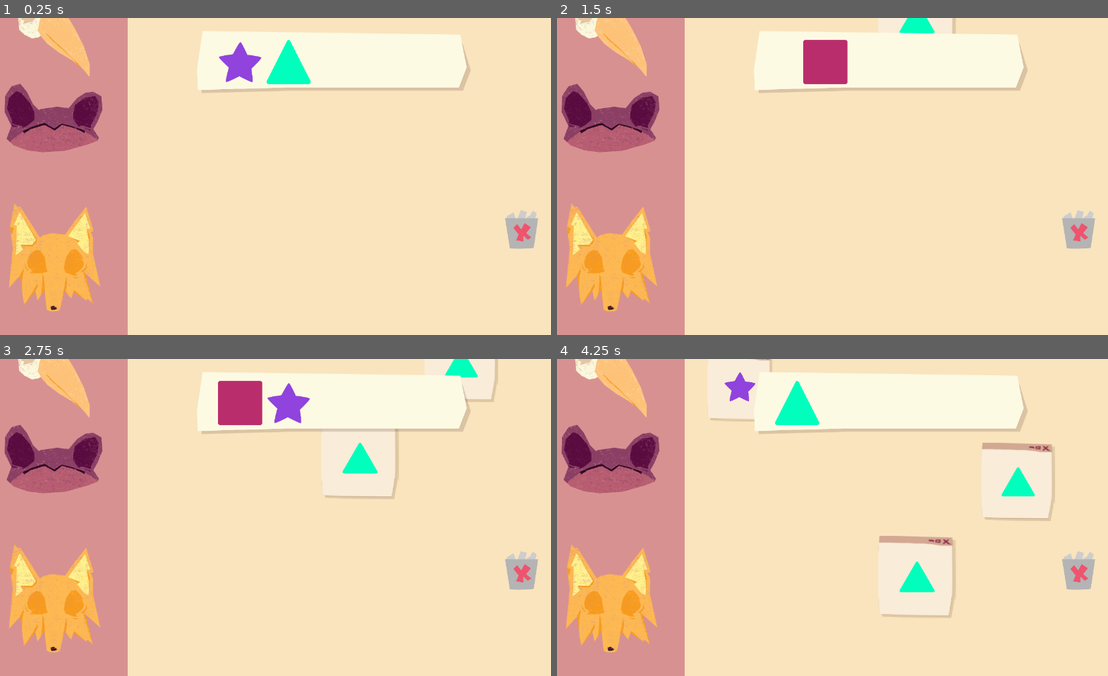
Above: before the commit, frames 1-4 (two rows, left to right).
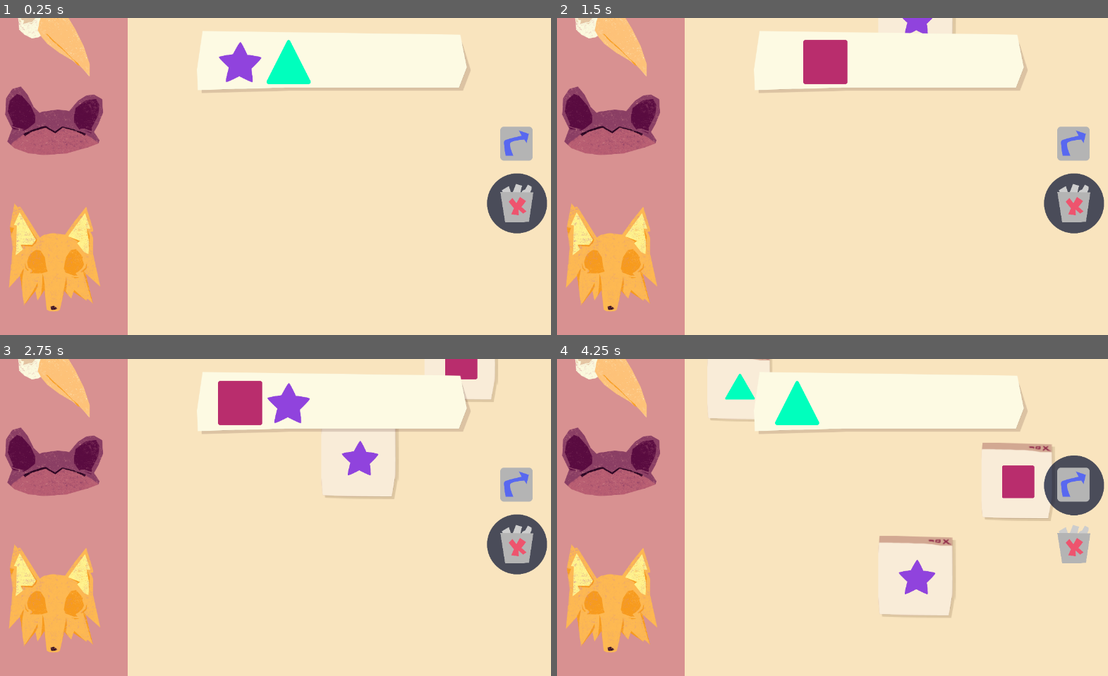
Above: after the commit, the same moments.

Repository: ColchadoM/Paparruchas
Game: Godot game, scene res://Escenas/Ambientes/ZonaJuego.tscn
Two runs of this game, one before a commit and one after it. Both use one fixed random seed, a clock stepped at 60 frames per second and the inputs below.
Inputs (mouse positions are in pixels of both pictures, inside the frame that each line leads up to):
- Up to frame 1 (0.25 s): no input
- Up to frame 2 (1.5 s): tap Enter at 0.5 s; move the mouse to (948, 160) at 0.52 s; hold A (Add) 0.53-1.28 s; click (948, 160) at 0.67 s; tap Q (Delete) at 0.8, 1.35 s; move the mouse to (711, 192) at 1.27 s; click (711, 192) at 1.42 s
- Up to frame 3 (2.75 s): tap P (Change, bound only after the commit) at 1.55 s; move the mouse to (325, 447) at 2.02 s; hold P (Change, bound only after the commit) from 2.03 s (still down); click (325, 447) at 2.17 s; tap A (Add) at 2.3 s
- Up to frame 4 (4.25 s): move the mouse to (799, 580) at 2.77 s; release P (Change, bound only after the commit) at 2.78 s; tap A (Add) at 2.85 s; click (799, 580) at 2.92 s; tap Q (Delete) at 3.05 s; move the mouse to (997, 565) at 3.52 s; hold Q (Delete) from 3.53 s (still down); click (997, 565) at 3.67 s; tap P (Change, bound only after the commit) at 3.8 s

The runs differ from the first frame. In frame 1, 3.3% of the frame differs, in the area x 0-100%, y 20-73%; in frame 2, 3.5%; in frame 3, 4.1%; in frame 4, 4.8%, in the area x 0-100%, y 4-75%.

Commit message:
:sparkles: Mecanicas de prueba añadidas y sprites de personajes

Diff:
--- /dev/null
+++ b/src/Codigos/Globales/Helpers.gd
@@ -0,0 +1,7 @@
+extends Node
+
+func existFigura(array, value):
+	for a in array:
+		if a.tipo == value:
+			return true
+	return false
--- a/src/Codigos/Globales/Manager.gd
+++ b/src/Codigos/Globales/Manager.gd
@@ -1,12 +1,14 @@
 extends Node
 
-var estadoJuego = Constants.ESTADO_JUEGO.Jugando;
-
-# Variables Zona de Juego
-var empaparruchometro: int = 0;
-
-func _ready():
-	pass # Replace with function body.
+# Varialbes del juego
+var empaparruchometro: int = 30;
+var figurasVerdaderas: Array = [] #{'tipo':valorFigura, 'objeto': figura}
+var eliminandoNoticias: bool = true # si es false esta compartiendo
 
 func empaparruchar(cantidad=1):
-	empaparruchometro += cantidad
+	Manager.empaparruchometro += cantidad
+	#print(Manager.empaparruchometro)
+
+func desempaparruchar(cantidad=1):
+	Manager.empaparruchometro -= cantidad
+	#print(Manager.empaparruchometro)
--- a/src/Codigos/Locales/Habitats/Empaparruchado.gd
+++ /dev/null
@@ -1,24 +0,0 @@
-# This file is part of the videogame Paparruchas
-# Copyright (C) 2021 medio inestable
-
-# Paparruchas is free software: you can redistribute it and/or modify
-# it under the terms of the GNU General Public License as published by
-# the Free Software Foundation, either version 3 of the License, or
-# (at your option) any later version.
-
-# Paparruchas is distributed in the hope that it will be useful,
-# but WITHOUT ANY WARRANTY; without even the implied warranty of
-# MERCHANTABILITY or FITNESS FOR A PARTICULAR PURPOSE.  See the
-# GNU General Public License for more details.
-
-# You should have received a copy of the GNU General Public License
-# along with Paparruchas. If not, see <https://www.gnu.org/licenses/>.
-
-# Any other information regarding this software please make sure to contact
-# medioinestable@gmail.com
-
-
-extends RigidBody2D
-
-func _ready():
-	pass
--- a/src/Codigos/Locales/Habitats/Figuras.gd
+++ b/src/Codigos/Locales/Habitats/Figuras.gd
@@ -5,7 +5,7 @@
 
 export var figurasIniciales = 2
 export var figurasMax = 3
-var figuras: Array = []
+#var figuras: Array = []
 var cambiando = false;
 
 func _ready():
@@ -25,7 +25,7 @@
 
 #Agregar una figura
 func agregarFigura(animacion=true, newPosX=null):
-	if(figuras.size() >= Constants.FIGURA.size() || figuras.size() >= figurasMax):
+	if(Manager.figurasVerdaderas.size() >= Constants.FIGURA.size() || Manager.figurasVerdaderas.size() >= figurasMax):
 		print("maximo figuras alcanzado");
 		return
 
@@ -33,16 +33,16 @@
 	var rng = RandomNumberGenerator.new()
 	rng.randomize();
 	var valorFigura = rng.randi_range(0,Constants.FIGURA.size() -1)
-	while(existFigura(figuras,valorFigura)):
+	while(Helpers.existFigura(Manager.figurasVerdaderas,valorFigura)):
 		valorFigura = rng.randi_range(0,Constants.FIGURA.size() -1)
-	figura.tipo = valorFigura;
+	figura.tipo = valorFigura; # cambiar imágen
 
-	var posX = 110*figuras.size() + 50
+	var posX = 110*Manager.figurasVerdaderas.size() + 50
 	if(newPosX):
 		posX = newPosX
 	figura.rect_position = Vector2(posX, figura.rect_position.y);
 	add_child(figura);
-	figuras.push_back({'tipo':valorFigura, 'objeto': figura})
+	Manager.figurasVerdaderas.push_back({'tipo':valorFigura, 'objeto': figura})
 	#Agregar animacion
 	if(animacion):
 		var tween = figura.get_node("Tween")
@@ -53,32 +53,26 @@
 
 # Quitar la primer figura
 func quitarFigura():
-	if (figuras.size() <= 0):
+	if (Manager.figurasVerdaderas.size() <= 0):
 		return
 
-	var tween = figuras[0].objeto.get_node("Tween")
-	tween.interpolate_property(figuras[0].objeto, "rect_scale",
+	var tween = Manager.figurasVerdaderas[0].objeto.get_node("Tween")
+	tween.interpolate_property(Manager.figurasVerdaderas[0].objeto, "rect_scale",
 		Vector2(1,1), Vector2(0, 0), 0.4,
 		Tween.TRANS_BACK , Tween.EASE_IN)
 	tween.start()
 	yield(tween, "tween_completed")
 
-	figuras[0].objeto.queue_free()
-	figuras.pop_front();
+	Manager.figurasVerdaderas[0].objeto.queue_free()
+	Manager.figurasVerdaderas.pop_front();
 
 	recorrerFiguras()
 
 func recorrerFiguras():
-	for f in figuras:
+	for f in Manager.figurasVerdaderas:
 		var tween = f.objeto.get_node("Tween");
 		var actualPos = f.objeto.rect_position;
 		tween.interpolate_property(f.objeto, "rect_position",
 			Vector2(actualPos.x, actualPos.y), Vector2(actualPos.x -110, actualPos.y), 0.2,
 			Tween.TRANS_LINEAR  , Tween.EASE_IN)
 		tween.start();
-
-func existFigura(array, value):
-	for a in array:
-		if a.tipo == value:
-			return true
-	return false
--- a/src/Codigos/Locales/Habitats/VentanaWikis.gd
+++ b/src/Codigos/Locales/Habitats/VentanaWikis.gd
@@ -3,8 +3,30 @@
 onready var colision = $CollisionShape2D
 onready var sprite = $Sprite
 onready var audioClick = $AudioClick
+onready var audioDesempaparrucha = $AudioDesempaparrucha
 onready var tween = $Tween
+var valorFigura: int = -1
+
 export var speed: float = 180;
+
+func _input(event):
+	if event is InputEventMouseButton && event.pressed && event.button_index == BUTTON_LEFT:
+		if sprite.get_rect().has_point(to_local(event.position)):
+			audioClick.play()
+			if(Helpers.existFigura(Manager.figurasVerdaderas, valorFigura)):
+				if(Manager.eliminandoNoticias):
+					Manager.empaparruchar()
+				else:
+					Manager.desempaparruchar()
+					audioDesempaparrucha.play()
+			else:
+				if(Manager.eliminandoNoticias):
+					Manager.desempaparruchar()
+					audioDesempaparrucha.play()
+				else:
+					Manager.empaparruchar()
+			closeAnimation()
+
 
 func _ready():
 	var figures_data = {
@@ -13,22 +35,22 @@
 	Constants.FIGURA.Estrella: load("res://Codigos/Locales/Objetos/Estrella.tres")
 	}
 	var image = get_node("Sprite/Figura")
-	image.texture = figures_data[int(rand_range(0,3))].image
+	var rng = RandomNumberGenerator.new()
+	rng.randomize();
+	valorFigura = rng.randi_range(0,Constants.FIGURA.size() -1)
+	image.texture = figures_data[valorFigura].image
 	#Escalar random
 	var nScale = rand_range(0.5,1.2)
 	colision.scale = Vector2(nScale,nScale)
 	sprite.scale = Vector2(nScale + 0.43, nScale + 0.43)
 
+
 func _physics_process(delta):
 	position.y += speed * delta
 	if(position.y > get_viewport().size.y + get_node("Sprite").texture.get_height()):
+		Manager.empaparruchar()
 		queue_free()
 
-func _input(event):
-	if event is InputEventMouseButton && event.pressed && event.button_index == BUTTON_LEFT:
-		if sprite.get_rect().has_point(to_local(event.position)):
-			audioClick.play()
-			closeAnimation()
 
 func closeAnimation():
 	tween.interpolate_property(sprite, "scale",
--- a/src/Codigos/Locales/Habitats/WikiGenerador.gd
+++ b/src/Codigos/Locales/Habitats/WikiGenerador.gd
@@ -1,7 +1,7 @@
 extends Node2D
 
 #Imports
-onready var wikiPaquete = preload("res://Escenas/Habitats/VentanaWiki.tscn")
+onready var wikiPaquete = preload("res://Escenas/Objetos/VentanaWiki.tscn")
 
 var generating:bool = false;
 
--- /dev/null
+++ b/src/Codigos/Locales/Personajes/Personaje.gd
@@ -0,0 +1,14 @@
+extends Node2D
+
+onready var e1 = $E1
+onready var e2 = $E2
+
+var empaparruchado: bool;
+var velEmpaparruchado: float = 2
+
+func _ready():
+	pass # Replace with function body.
+
+func _process(delta):
+	e1.rotate(delta * velEmpaparruchado)
+	e2.rotate(delta * velEmpaparruchado)
--- a/src/Escenas/Ambientes/ZonaJuego.tscn
+++ b/src/Escenas/Ambientes/ZonaJuego.tscn
@@ -3,11 +3,11 @@
 [ext_resource path="res://Escenas/Habitats/WikiGenerador.tscn" type="PackedScene" id=1]
 [ext_resource path="res://Escenas/Habitats/GUI.tscn" type="PackedScene" id=2]
 [ext_resource path="res://Recursos/Visuales/Interfaz/unknown.png" type="Texture" id=3]
-[ext_resource path="res://Recursos/Visuales/Sprites/Personajes/Randal.png" type="Texture" id=4]
-[ext_resource path="res://Recursos/Visuales/Sprites/Personajes/Garza.png" type="Texture" id=5]
-[ext_resource path="res://Recursos/Visuales/Sprites/Personajes/Alex.png" type="Texture" id=6]
+[ext_resource path="res://Recursos/Visuales/Sprites/Cabezas/Randal.png" type="Texture" id=4]
+[ext_resource path="res://Recursos/Visuales/Sprites/Cabezas/Garza.png" type="Texture" id=5]
+[ext_resource path="res://Recursos/Visuales/Sprites/Cabezas/Alex.png" type="Texture" id=6]
 [ext_resource path="res://Codigos/Locales/Interfaz/FondoIzqResponsivo.gd" type="Script" id=7]
-[ext_resource path="res://Recursos/Visuales/Interfaz/Bote.png" type="Texture" id=8]
+[ext_resource path="res://Escenas/Habitats/AccionesJuego.tscn" type="PackedScene" id=8]
 
 [node name="ZonaJuego" type="Node"]
 
@@ -52,7 +52,7 @@
 texture = ExtResource( 5 )
 
 [node name="Randal" type="Sprite" parent="."]
-position = Vector2( 152.228, 226.437 )
+position = Vector2( 153.815, 232.787 )
 scale = Vector2( 0.547001, 0.547001 )
 texture = ExtResource( 4 )
 
@@ -61,7 +61,4 @@
 scale = Vector2( 0.606233, 0.606233 )
 texture = ExtResource( 6 )
 
-[node name="Bote" type="Sprite" parent="."]
-position = Vector2( 1213.29, 480.08 )
-scale = Vector2( 0.3, 0.3 )
-texture = ExtResource( 8 )
+[node name="Acciones" parent="." instance=ExtResource( 8 )]
--- /dev/null
+++ b/src/Escenas/Habitats/AccionesJuego.gd
@@ -0,0 +1,15 @@
+extends Control
+
+onready var seleccion = $Seleccion
+onready var eliminar = $Eliminar
+onready var compartir = $Compartir
+
+
+func _input(event):
+	if event.is_action_pressed("Change"):
+		Manager.eliminandoNoticias = !Manager.eliminandoNoticias
+
+		if(Manager.eliminandoNoticias):
+			seleccion.rect_position.y = 355
+		else:
+			seleccion.rect_position.y = 221
--- /dev/null
+++ b/src/Escenas/Habitats/AccionesJuego.tscn
@@ -0,0 +1,61 @@
+[gd_scene load_steps=5 format=2]
+
+[ext_resource path="res://Recursos/Visuales/Interfaz/Bote.png" type="Texture" id=1]
+[ext_resource path="res://Recursos/Visuales/Interfaz/Share.png" type="Texture" id=2]
+[ext_resource path="res://Recursos/Visuales/Interfaz/SeleccionAccion.png" type="Texture" id=3]
+[ext_resource path="res://Escenas/Habitats/AccionesJuego.gd" type="Script" id=4]
+
+[node name="AccionesJuego" type="Control"]
+anchor_right = 1.0
+anchor_bottom = 1.0
+margin_top = -1.5874
+margin_bottom = -1.5874
+script = ExtResource( 4 )
+__meta__ = {
+"_edit_use_anchors_": false
+}
+
+[node name="Seleccion" type="TextureRect" parent="."]
+anchor_left = 1.0
+anchor_top = 0.5
+anchor_right = 1.0
+anchor_bottom = 0.5
+margin_left = -145.321
+margin_top = -5.0
+margin_right = 212.679
+margin_bottom = 353.0
+rect_scale = Vector2( 0.38, 0.38 )
+texture = ExtResource( 3 )
+__meta__ = {
+"_edit_use_anchors_": false
+}
+
+[node name="Eliminar" type="TextureRect" parent="."]
+anchor_left = 1.0
+anchor_top = 0.5
+anchor_right = 1.0
+anchor_bottom = 0.5
+margin_left = -115.0
+margin_top = 19.0
+margin_right = 135.0
+margin_bottom = 310.0
+rect_scale = Vector2( 0.3, 0.3 )
+texture = ExtResource( 1 )
+__meta__ = {
+"_edit_use_anchors_": false
+}
+
+[node name="Compartir" type="TextureRect" parent="."]
+anchor_left = 1.0
+anchor_top = 0.5
+anchor_right = 1.0
+anchor_bottom = 0.5
+margin_left = -115.0
+margin_top = -111.0
+margin_right = 68.0
+margin_bottom = 81.0
+rect_scale = Vector2( 0.4, 0.4 )
+texture = ExtResource( 2 )
+__meta__ = {
+"_edit_use_anchors_": false
+}
--- a/src/Escenas/Habitats/VentanaWiki.tscn
+++ b/src/Escenas/Objetos/VentanaWiki.tscn
@@ -1,9 +1,10 @@
-[gd_scene load_steps=6 format=2]
+[gd_scene load_steps=7 format=2]
 
 [ext_resource path="res://Recursos/Visuales/Interfaz/Wiki.png" type="Texture" id=1]
 [ext_resource path="res://Codigos/Locales/Habitats/VentanaWikis.gd" type="Script" id=2]
 [ext_resource path="res://Recursos/Visuales/Sprites/Figuras/Cuadro.png" type="Texture" id=3]
 [ext_resource path="res://Recursos/Sonoros/Incidentales/Click.mp3" type="AudioStream" id=4]
+[ext_resource path="res://Recursos/Sonoros/Incidentales/desempaparruchado.mp3" type="AudioStream" id=5]
 
 [sub_resource type="RectangleShape2D" id=1]
 extents = Vector2( 97.1728, 110.036 )
@@ -32,7 +33,12 @@
 
 [node name="AudioClick" type="AudioStreamPlayer" parent="."]
 stream = ExtResource( 4 )
+volume_db = -35.0
 
 [node name="Tween" type="Tween" parent="."]
 
+[node name="AudioDesempaparrucha" type="AudioStreamPlayer" parent="."]
+stream = ExtResource( 5 )
+volume_db = -30.0
+
 [connection signal="tween_completed" from="Tween" to="." method="_on_Tween_tween_completed"]
--- /dev/null
+++ b/src/Escenas/Personaje.tscn
@@ -0,0 +1,24 @@
+[gd_scene load_steps=5 format=2]
+
+[ext_resource path="res://Recursos/Visuales/Sprites/Empaparruchados/Randal01.png" type="Texture" id=1]
+[ext_resource path="res://Recursos/Visuales/Sprites/Empaparruchados/Randal02.png" type="Texture" id=2]
+[ext_resource path="res://Codigos/Locales/Personajes/Personaje.gd" type="Script" id=3]
+
+[sub_resource type="StreamTexture" id=1]
+flags = 4
+load_path = "res://.import/Randal.png-67eb3af98c5e3164865b7954fa81eb28.stex"
+
+[node name="Personaje" type="Node2D"]
+position = Vector2( 708.076, 265.843 )
+script = ExtResource( 3 )
+
+[node name="Randal" type="Sprite" parent="."]
+texture = SubResource( 1 )
+
+[node name="E1" type="Sprite" parent="."]
+position = Vector2( -141.757, -40.0837 )
+texture = ExtResource( 1 )
+
+[node name="E2" type="Sprite" parent="."]
+position = Vector2( 135.491, -29.9816 )
+texture = ExtResource( 2 )
--- a/src/project.godot
+++ b/src/project.godot
@@ -27,6 +27,8 @@
 [autoload]
 
 Constants="*res://Codigos/Globales/Constants.gd"
+Manager="*res://Codigos/Globales/Manager.gd"
+Helpers="*res://Codigos/Globales/Helpers.gd"
 
 [display]
 
@@ -47,6 +49,11 @@
 "events": [ Object(InputEventKey,"resource_local_to_scene":false,"resource_name":"","device":0,"alt":false,"shift":false,"control":false,"meta":false,"command":false,"pressed":false,"scancode":65,"unicode":0,"echo":false,"script":null)
  ]
 }
+Change={
+"deadzone": 0.5,
+"events": [ Object(InputEventKey,"resource_local_to_scene":false,"resource_name":"","device":0,"alt":false,"shift":false,"control":false,"meta":false,"command":false,"pressed":false,"scancode":80,"unicode":0,"echo":false,"script":null)
+ ]
+}
 
 [physics]
 
Not shown, added: src/Recursos/Sonoros/Incidentales/desempaparruchado.mp3.import
Binary file added: src/Recursos/Visuales/Interfaz/SeleccionAccion.png
Not shown, changed: src/Recursos/Visuales/Interfaz/SeleccionAccion.png.import
Binary file added: src/Recursos/Visuales/Interfaz/Share.png
Not shown, added: src/Recursos/Visuales/Interfaz/Share.png.import
Renamed: src/Recursos/Visuales/Sprites/Personajes/Alex.png -> src/Recursos/Visuales/Sprites/Cabezas/Alex.png
Not shown, added: src/Recursos/Visuales/Sprites/Cabezas/Alex.png.import
Renamed: src/Recursos/Visuales/Sprites/Personajes/Axolotito.png -> src/Recursos/Visuales/Sprites/Cabezas/Axolotito.png
Not shown, added: src/Recursos/Visuales/Sprites/Cabezas/Axolotito.png.import
Renamed: src/Recursos/Visuales/Sprites/Personajes/Cabeza.png -> src/Recursos/Visuales/Sprites/Cabezas/Cabeza.png
Not shown, changed: src/Recursos/Visuales/Sprites/Cabezas/Cabeza.png.import
Renamed: src/Recursos/Visuales/Sprites/Personajes/Caiman.png -> src/Recursos/Visuales/Sprites/Cabezas/Caiman.png
(and 14 more such lines)
